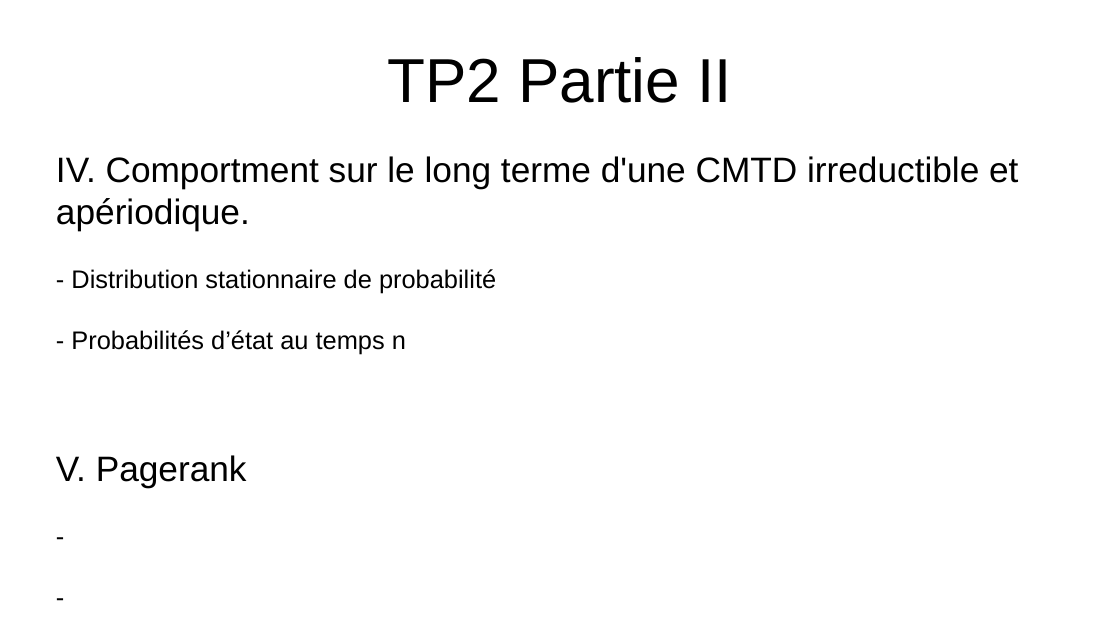
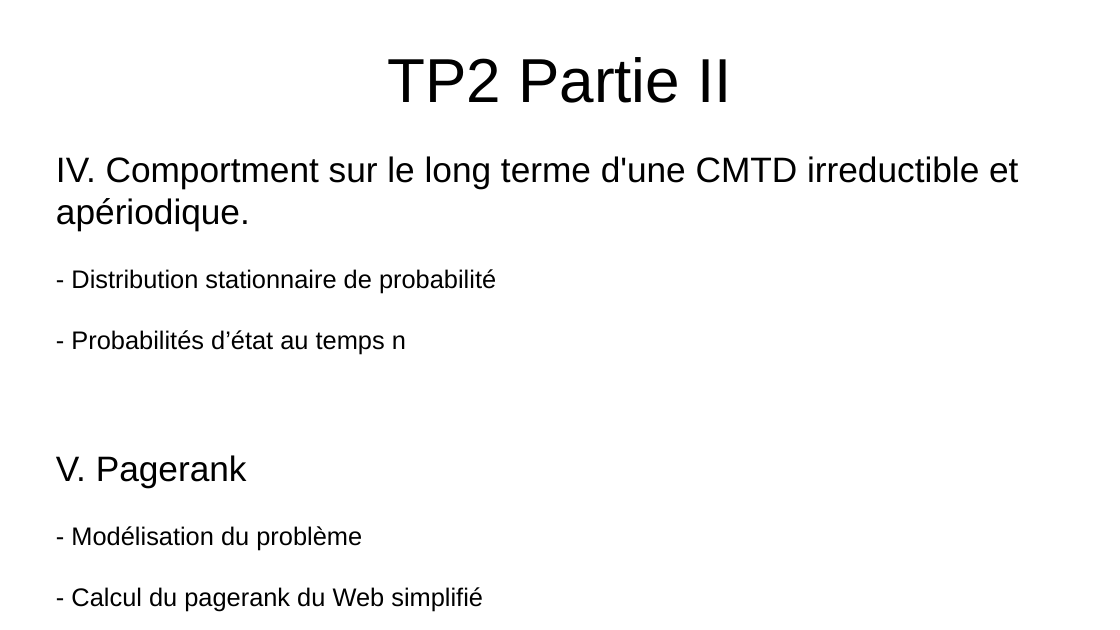
Before and after one commit to WIDEROZ/ESISAR-3A, a slide deck: slide 1 of Mathématiques/Oral/TP2_45 5min.odp. Drawn at 1120x630 pixels with LibreOffice and Linux fonts; fonts in the diff are those of the drawing. Boxes give left, top, right and bottom in pixels: in the first picture for what was removed or moved away, otherwise in the second. Text is boxed around its words. In the diff, an @@ line names an element or a change of style, - is before the commit and + after.

```diff
--- a/Mathématiques/Oral/TP2_45 5min.odp
+++ b/Mathématiques/Oral/TP2_45 5min.odp
@@ subtitle at <box>71,526,483,611</box>: text changed @@
--
--
+- Modélisation du problème
+- Calcul du pagerank du Web simplifié
```
Also in this commit, not shown: 3 other slides changed, 1 slide added, 1 slide removed, 2 other files.
